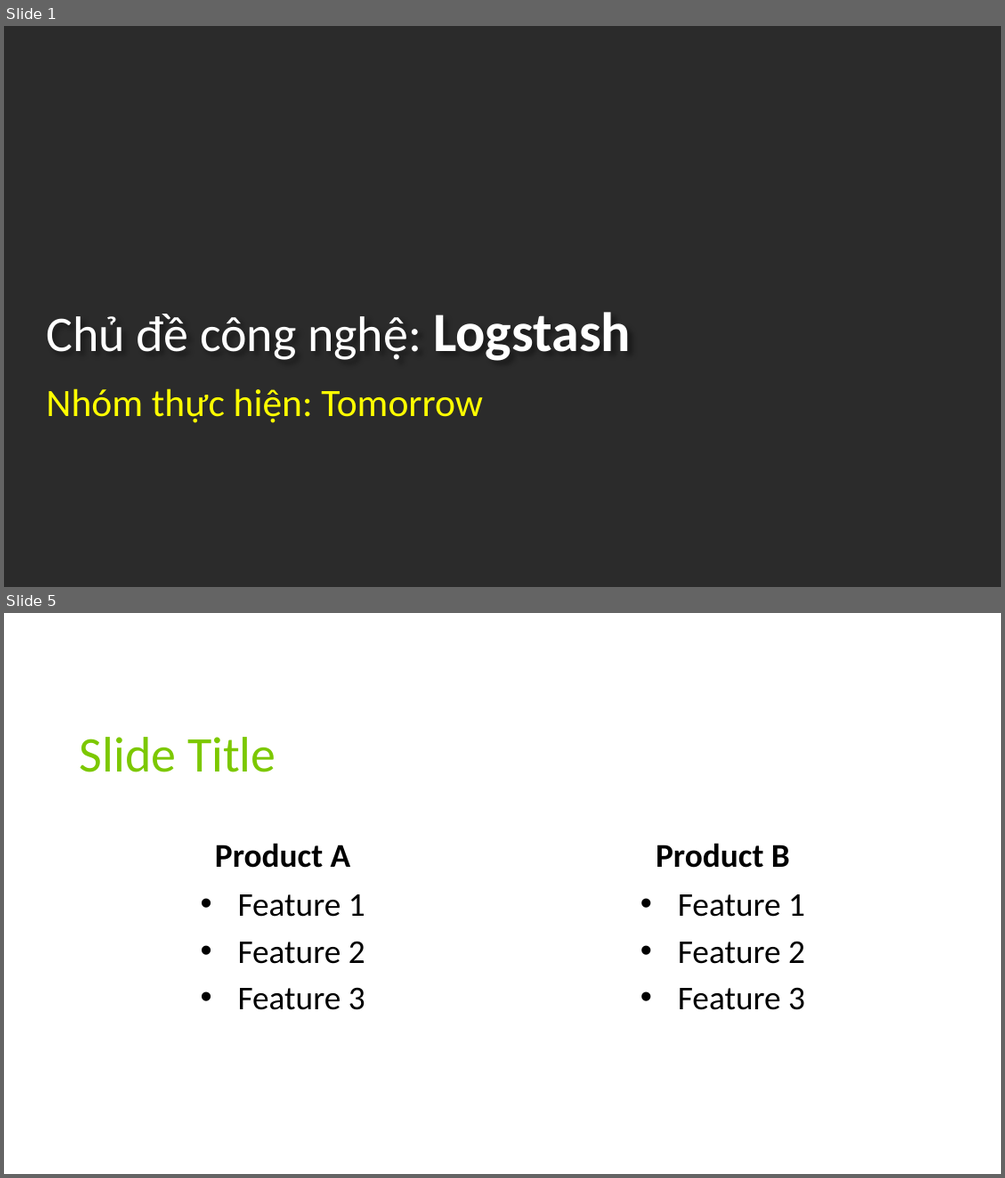
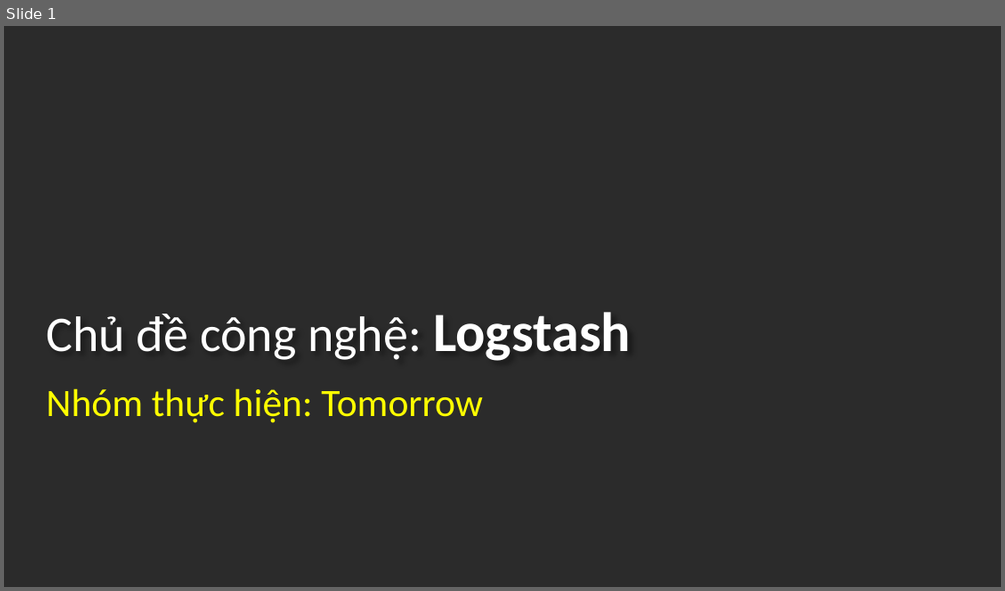
Before and after one commit to 1412574/Tomorrow_QuanLyXeKhach, a slide deck: LogStash/Slide_Logstash.pptx. Shown one above the other, each under a label of ours: slides 1 and 5 before the commit, slide 1 after it; the slides between them are not shown. The pictures are 1005x1178 and 1005x591 pixels, drawn with LibreOffice and Linux fonts; fonts in the diff are those of the drawing; background and template pictures are left out; a plain dark background stands for a picture behind light text. Boxes give left, top, right and bottom in pixels: in the first picture for what was removed or moved away, otherwise in the second. Text is boxed around its words. In the diff, an @@ line names an element or a change of style, - is before the commit and + after.

```diff
--- a/LogStash/Slide_Logstash.pptx
+++ b/LogStash/Slide_Logstash.pptx
@@ slide 5 removed at [4, 613, 1001, 1174], background picture (left out) @@
@@ title removed at [80, 737, 275, 772] @@
-Slide Title
@@ text removed at [215, 843, 351, 868] @@
-Product A
@@ text removed at [655, 843, 790, 868] @@
-Product B
@@ text removed at [238, 894, 365, 1010] @@
-• Feature 1
-• Feature 2
-• Feature 3
@@ text removed at [678, 894, 805, 1010] @@
-• Feature 1
-• Feature 2
-• Feature 3
```
Also in this commit, not shown: 2 slides changed, 12 slides added, 5 other slides removed.
